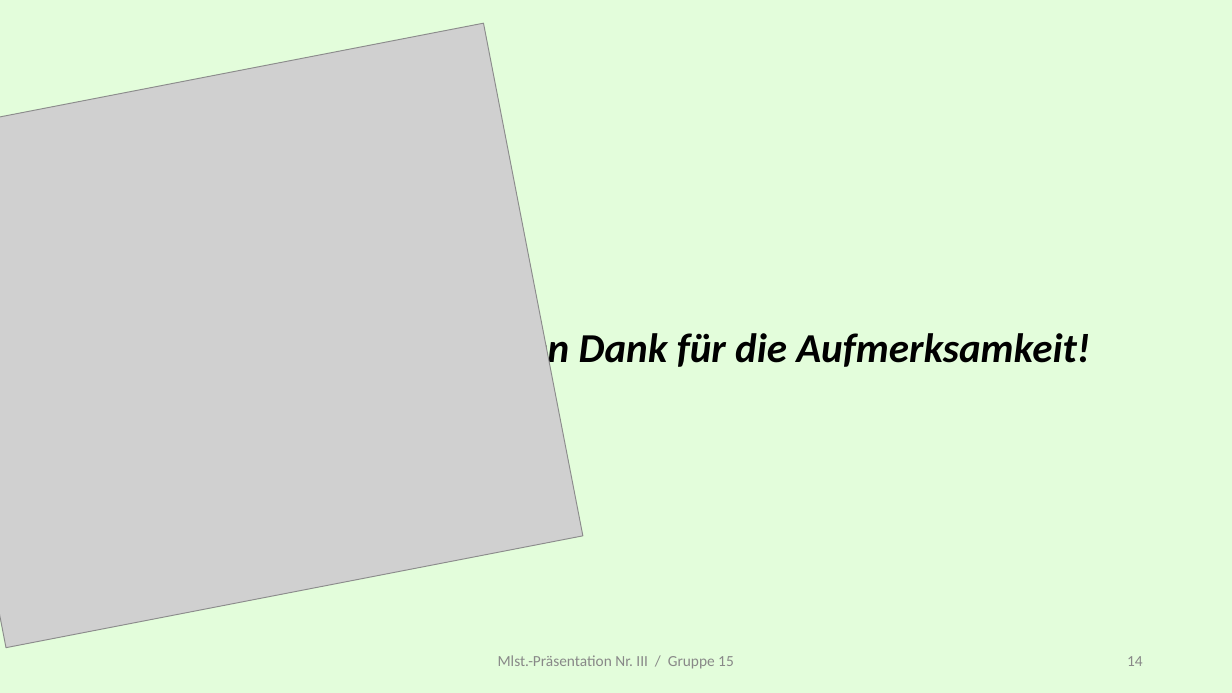
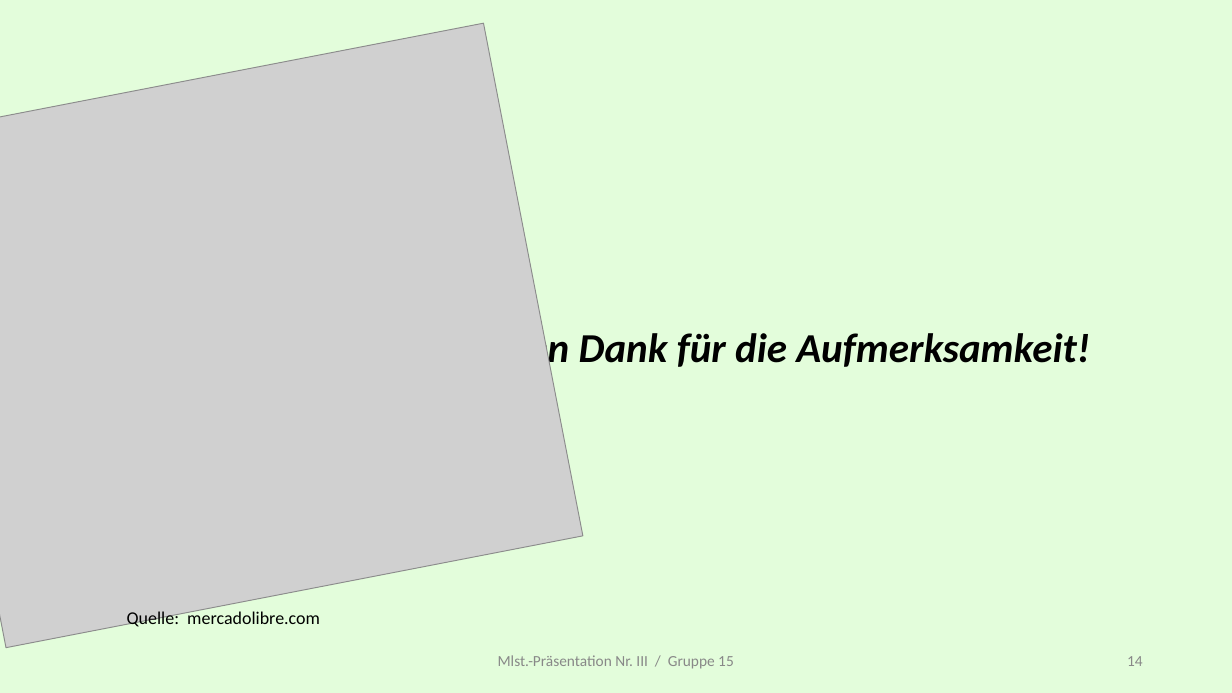
Before and after one commit to gjoyet/skipBo, a slide deck: slide 14 of 00_General/Presentation/MS 3/Presentation_Milestone_iii_Master.pptx. Drawn at 1232x693 pixels with LibreOffice and Linux fonts; fonts in the diff are those of the drawing; grey boxes stand for pictures. Boxes give left, top, right and bottom in pixels: in the first picture for what was removed or moved away, otherwise in the second. Text is boxed around its words. In the diff, an @@ line names an element or a change of style, - is before the commit and + after.

```diff
--- a/00_General/Presentation/MS 3/Presentation_Milestone_iii_Master.pptx
+++ b/00_General/Presentation/MS 3/Presentation_Milestone_iii_Master.pptx
@@ text added at bbox=[127, 609, 320, 629], 14 pt, text #000000 @@
+Quelle: mercadolibre.com
```
Also in this commit, not shown: 1 other slide changed, 1 other file.
